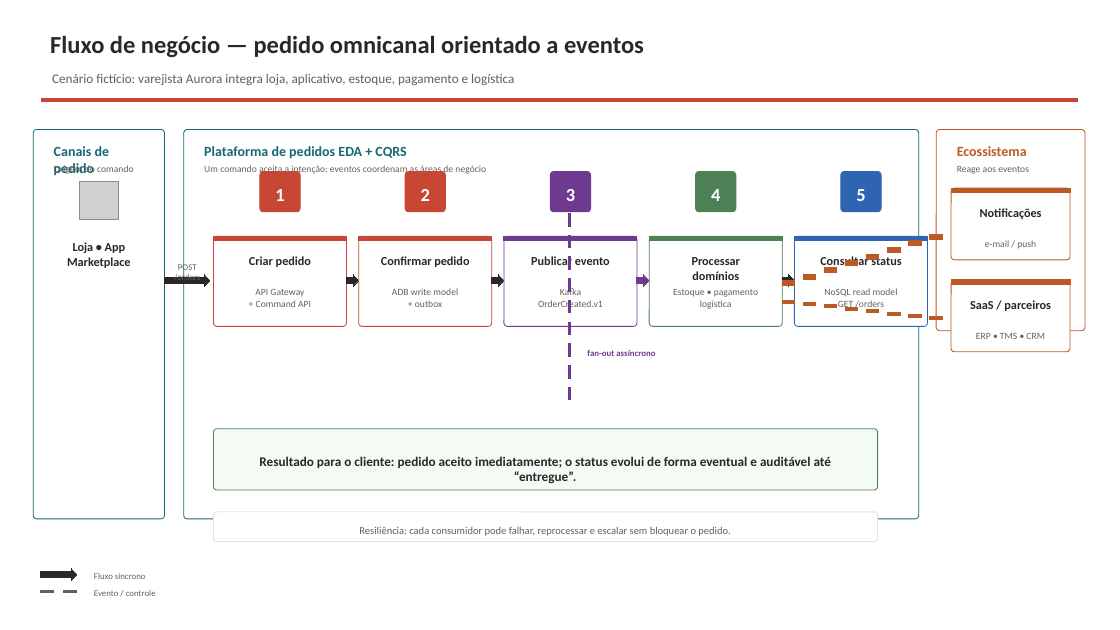
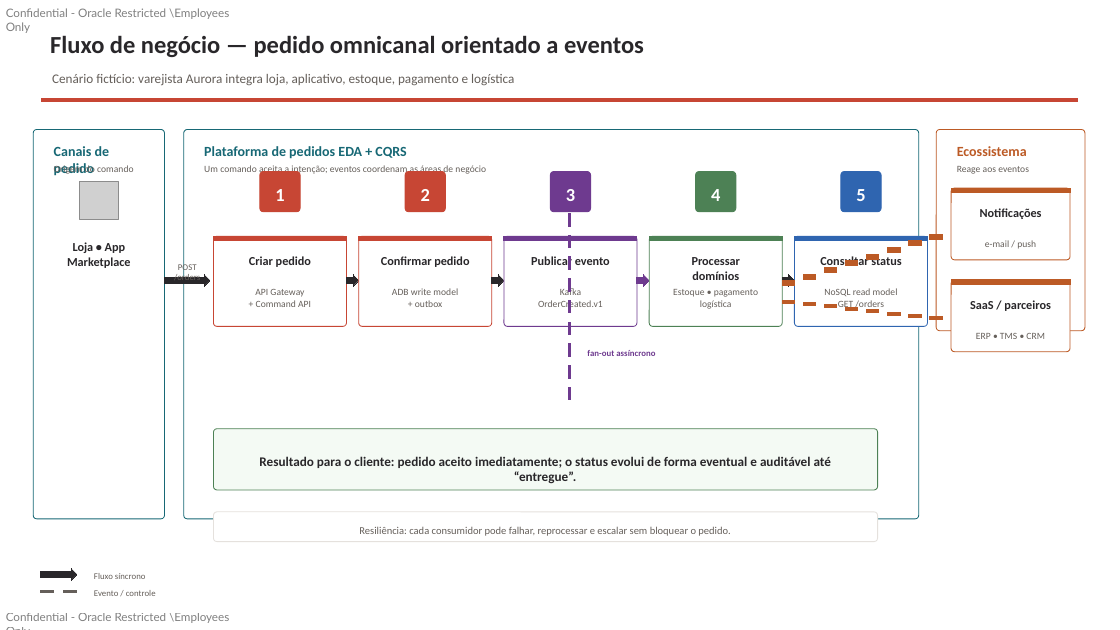
Before and after one commit to SilvioCristiano/EDA-CQRS-OCI, a slide deck: slide 3 of EDA_CQRS_OCI_Arquitetura_Enterprise.pptx. Drawn at 1120x630 pixels with LibreOffice and Linux fonts; fonts in the diff are those of the drawing; grey boxes stand for pictures. Boxes give left, top, right and bottom in pixels: in the first picture for what was removed or moved away, otherwise in the second. Text is boxed around its words. In the diff, an @@ line names an element or a change of style, - is before the commit and + after.

```diff
--- a/EDA_CQRS_OCI_Arquitetura_Enterprise.pptx
+++ b/EDA_CQRS_OCI_Arquitetura_Enterprise.pptx
@@ text added at [6,8,229,33], 10 pt, text #000000 at 50% opacity @@
+Confidential - Oracle Restricted \Employees Only
@@ text added at [6,613,229,623], 10 pt, text #000000 at 50% opacity @@
+Confidential - Oracle Restricted \Employees Only
```
Also in this commit, not shown: 2 other slides changed, 4 other files.
